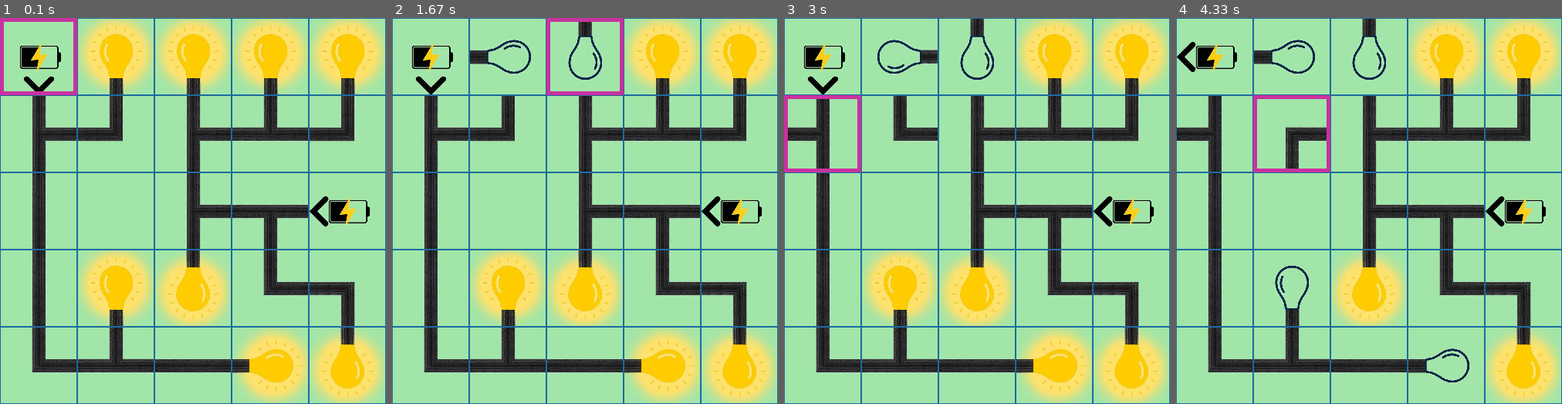
Above: before the commit, frames 1-4 (left to right).
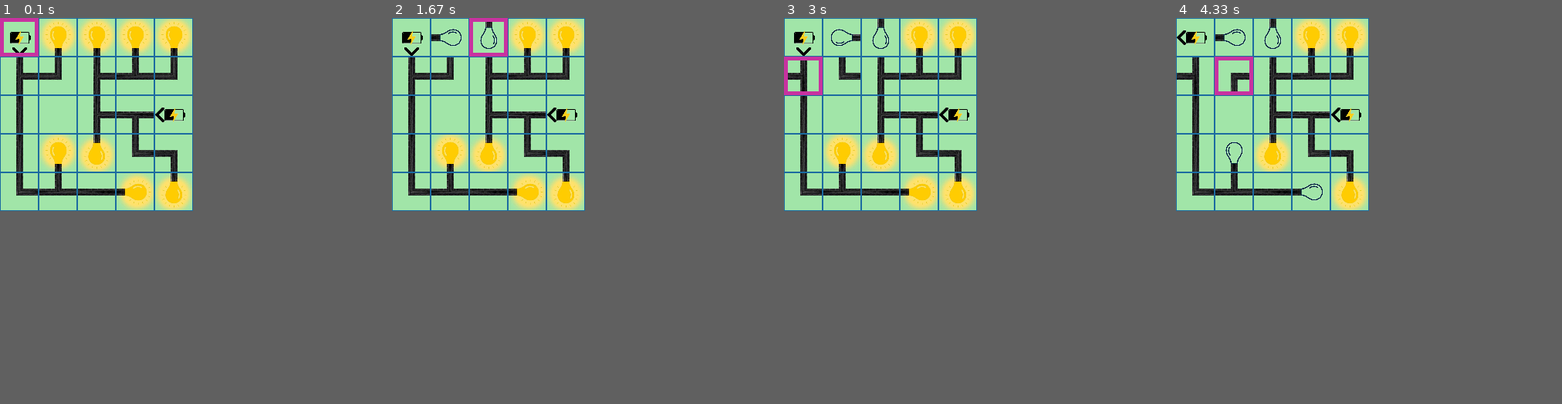
Above: after the commit, the same moments.

Repository: SergeyKostylev/ConnectorGame
Game: pygame game, started from main.py
The game is run twice, just before and just after one commit, with the same random seed, the same clock (stepped at 60 frames per second) and the same inputs.
Inputs:
- Up to frame 1 (0.1 s): no input
- Up to frame 2 (1.67 s): hold Right 0.33-0.8 s; hold Up 0.83-1.13 s; tap Space at 0.9, 1.23, 1.53 s; hold Right 1.17-1.63 s
- Up to frame 3 (3 s): hold Left 1.67-2.2 s; tap Space at 1.73, 2.03, 2.3, 2.63, 2.93 s; hold Down 2.23-2.53 s; hold Left 2.57-2.97 s
- Up to frame 4 (4.33 s): hold Up 3-3.37 s; tap Space at 3.07, 3.47, 3.77, 4.13 s; hold Right 3.4-4.03 s; hold Down from 4.07 s (still down)
In our replay, the window is 500x500 before the commit and 250x250 after it. These sizes can differ from the game's own. Grey fills any space a smaller window leaves; there, only what the larger window draws over its background counts as a difference.

The runs differ from the first frame. In frame 1, 45% of the frame differs, in the area x 0-100%, y 0-100%; in frame 2, 42%; in frame 3, 42%; in frame 4, 36%.

Commit message:
map generator v2 and cli commands

Diff:
--- a/app/config.py
+++ b/app/config.py
@@ -1,5 +1,5 @@
 MATRIX_DEFAULT_SIZE = (3, 5)
-MATRIX_FRAME_RENDER_SIZE = 100
+MATRIX_FRAME_RENDER_SIZE = 50
 
 frames = {
     "g": [[0, 1, 0],
@@ -44,10 +44,12 @@
 
 CURSOR_COLOR = (200, 50, 160)
 
-GENERATE_ROWS_MIN = 25
-GENERATE_ROWS_MAX = 30
+DEBUG = 0
 
-GENERATE_COLS_MIN = 27
-GENERATE_COLS_MAX = 39
+GENERATE_ROWS_MIN = 15
+GENERATE_ROWS_MAX = 20
 
-GENERATE_BATTERIES_DENSITY = 0.5  # battery count = round(rows * cols * density)
+GENERATE_COLS_MIN = 15
+GENERATE_COLS_MAX = 20
+
+GENERATE_BATTERIES_DENSITY = 0.05  # battery count = round(rows * cols * density)
--- a/app/models/Matrix.py
+++ b/app/models/Matrix.py
@@ -15,7 +15,6 @@
     def __fill_frame_map(self, frame_map_data):
         """ one element: {'name': 'g', 'rotation': 0, 'type': 'pipeline'}"""
         self.frames_map = [[0] * len(frame_map_data[0]) for _ in range(len(frame_map_data))]
-        print(self.frames_map)
         for i, j in self.iterate_shape():
             f_data = frame_map_data[i][j]
             mf = MatrixFrame(f_data['name'], f_data['rotation'], f_data['type'])
--- a/app/services/render.py
+++ b/app/services/render.py
@@ -23,7 +23,6 @@
 
         self.matrix = matrix
         self.cursor = cursor
-        print(self.grid)
 
     def __set_grid(self, matrix: Matrix):
         for i, j in matrix.iterate_shape():
--- a/generate.py
+++ b/generate.py
@@ -41,14 +41,10 @@
     return f"level_{next_num:03d}"
 
 
-def ask_filename():
-    default = next_auto_name()
-    user_input = input(f"Enter level name [{default}]: ").strip()
-    return user_input if user_input else default
 
 
 def save_yaml(data_map, name):
-    lines = []
+    lines = [f"# {len(data_map)}x{len(data_map[0])}"]
     for i, row in enumerate(data_map):
         lines.append(f"# row {i + 1}")
         for j, cell in enumerate(row):
@@ -65,7 +61,7 @@
 
 
 def save_yaml_to(data_map, path):
-    lines = []
+    lines = [f"# {len(data_map)}x{len(data_map[0])}"]
     for i, row in enumerate(data_map):
         lines.append(f"# row {i + 1}")
         for j, cell in enumerate(row):
@@ -146,7 +142,8 @@
     args = sys.argv[1:]
 
     use_v2 = '--v2' in args
-    args = [a for a in args if a != '--v2']
+    run = '--run' in args
+    args = [a for a in args if a not in ('--v2', '--run')]
 
     batteries = None
     if '--batteries' in args:
@@ -164,7 +161,16 @@
     cols = int(args[1]) if len(args) > 1 else random_cols()
 
     version = 2 if use_v2 else 1
-    print(f"Generating {rows}x{cols} level (v{version})...")
+    params = {
+        'command': 'generate-level',
+        'version': version,
+        'rows': rows,
+        'cols': cols,
+        'batteries': batteries if batteries is not None else 'random',
+        'shuffled': shuffled,
+        'run': run,
+    }
+    print("\n".join(f"  {k}: {v}" for k, v in params.items()) + "\n")
 
     if use_v2:
         if batteries is None:
@@ -174,12 +180,22 @@
         data_map = Generator().generate(rows, cols)
 
     os.makedirs(LEVELS_DIR, exist_ok=True)
-    name = ask_filename()
+    name = next_auto_name()
 
     save_yaml(data_map, name)
     save_image(data_map, name)
 
+    shuffled_path = None
     if shuffled:
         import copy
         shuffled_map = unsort_map(copy.deepcopy(data_map))
-        save_yaml_to(shuffled_map, os.path.join(SHUFFLED_DIR, f"{name}.yaml"))
+        shuffled_path = os.path.join(SHUFFLED_DIR, f"{name}.yaml")
+        save_yaml_to(shuffled_map, shuffled_path)
+
+    if run:
+        from app.pygame import App
+        from app.models.Matrix import Matrix
+        import yaml
+        run_path = shuffled_path if shuffled_path else os.path.join(LEVELS_DIR, f"{name}.yaml")
+        with open(run_path) as f:
+            App(Matrix(frame_map_data=yaml.safe_load(f))).run()
--- a/main.py
+++ b/main.py
@@ -3,6 +3,7 @@
 import yaml
 from app.pygame import App
 from app.services.helper import *
+import app.config as config
 
 LEVELS_DIR = "levels"
 SHUFFLED_DIR = os.path.join(LEVELS_DIR, "shuffled")
@@ -26,8 +27,9 @@
     m = Matrix(frame_map_data=data_map)
 
     app = App(m)
-    show_graph(m)
-    show_in_console(m)
+    if config.DEBUG:
+        show_graph(m)
+        show_in_console(m)
     app.run()
 
 
@@ -51,6 +53,10 @@
         return yaml.safe_load(f)
 
 
+def log(params: dict):
+    print("\n".join(f"  {k}: {v}" for k, v in params.items()) + "\n")
+
+
 if __name__ == '__main__':
     args = sys.argv[1:]
 
@@ -59,10 +65,14 @@
     folder = SHUFFLED_DIR if shuffled else LEVELS_DIR
 
     if len(args) == 2 and args[0].isdigit() and args[1].isdigit():
-        run_py_game(Generator().generate(int(args[0]), int(args[1])))
+        rows, cols = int(args[0]), int(args[1])
+        log({'command': 'run', 'rows': rows, 'cols': cols})
+        run_py_game(Generator().generate(rows, cols))
     elif len(args) == 1:
-        run_py_game(load_level(resolve_path(args[0], folder)))
-    elif len(args) == 0 and shuffled:
-        run_py_game(load_level(find_latest(folder)))
+        path = resolve_path(args[0], folder)
+        log({'command': 'level-run', 'file': path, 'shuffled': shuffled})
+        run_py_game(load_level(path))
     elif len(args) == 0:
-        run_py_game(load_level(find_latest(LEVELS_DIR)))
+        path = find_latest(folder)
+        log({'command': 'level-run', 'file': path, 'shuffled': shuffled, 'mode': 'latest'})
+        run_py_game(load_level(path))
Not shown, changed: Makefile
